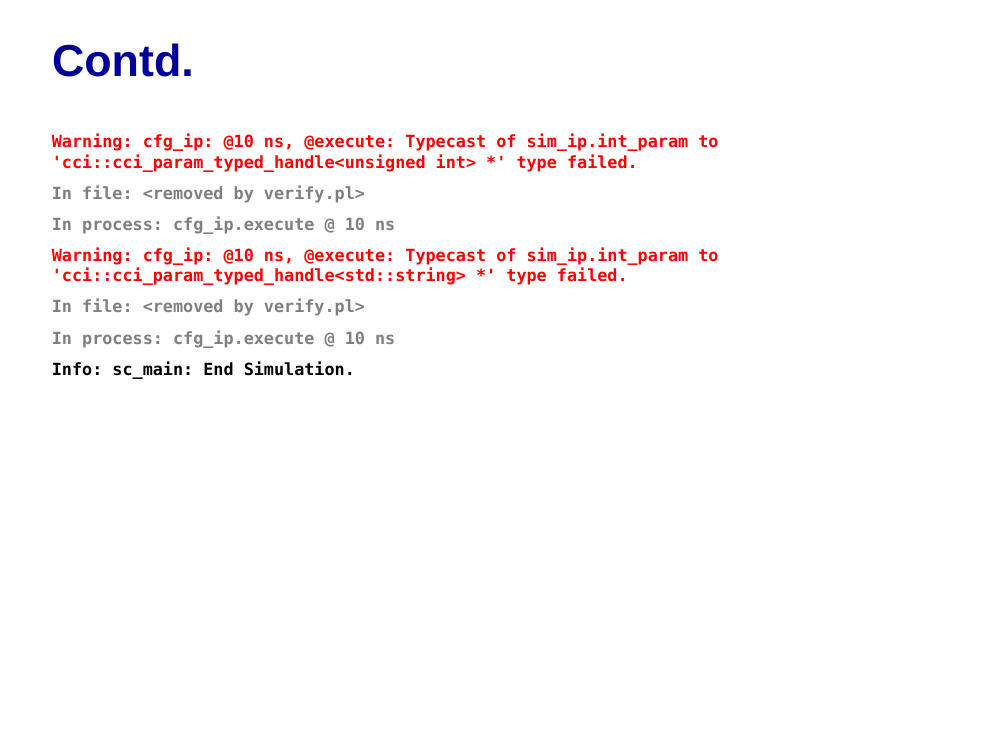
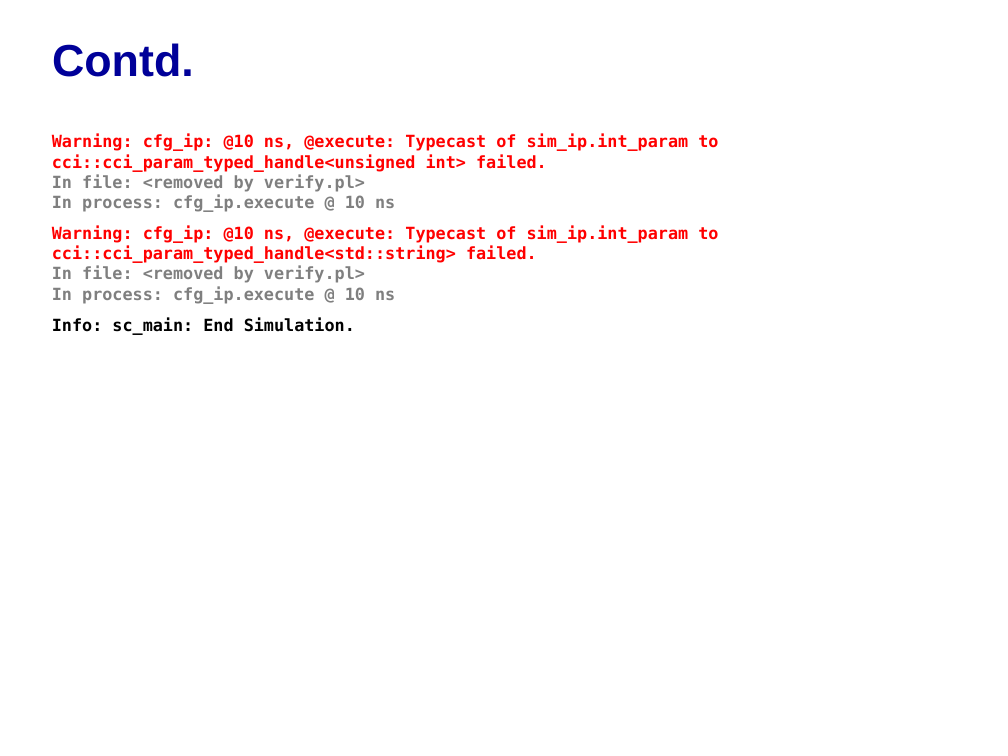
Before and after one commit to accellera-official/cci, a slide deck: slide 5 of examples/ex02_Fully_Supported_Data_Type_Param/docs/ex02_Fully_Supported_Data_Typa_Param.ppt. Drawn at 1008x756 pixels with LibreOffice and Linux fonts; fonts in the diff are those of the drawing; background and template pictures are left out. Boxes give left, top, right and bottom in pixels: in the first picture for what was removed or moved away, otherwise in the second. Text is boxed around its words. In the diff, an @@ line names an element or a change of style, - is before the commit and + after.

```diff
--- a/examples/ex02_Fully_Supported_Data_Type_Param/docs/ex02_Fully_Supported_Data_Typa_Param.ppt
+++ b/examples/ex02_Fully_Supported_Data_Type_Param/docs/ex02_Fully_Supported_Data_Typa_Param.ppt
@@ text at (52,134,718,304): text changed @@
-Warning: cfg_ip: @10 ns, @execute: Typecast of sim_ip.int_param to 'cci::cci_param_typed_handle<unsigned int> *' type failed.
-In file: <removed by verify.pl>
-In process: cfg_ip.execute @ 10 ns
-Warning: cfg_ip: @10 ns, @execute: Typecast of sim_ip.int_param to 'cci::cci_param_typed_handle<std::string> *' type failed.
-In file: <removed by verify.pl>
-In process: cfg_ip.execute @ 10 ns
+Warning: cfg_ip: @10 ns, @execute: Typecast of sim_ip.int_param to cci::cci_param_typed_handle<unsigned int> failed.
+In file: <removed by verify.pl>
+In process: cfg_ip.execute @ 10 ns
+Warning: cfg_ip: @10 ns, @execute: Typecast of sim_ip.int_param to cci::cci_param_typed_handle<std::string> failed.
+In file: <removed by verify.pl>
+In process: cfg_ip.execute @ 10 ns
```
Also in this commit, not shown: 2 other slides changed, 10 other files.
